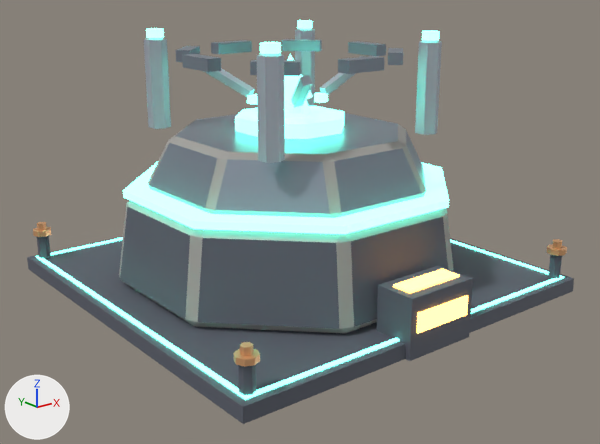
Before and after pictures for a commit that changed the glTF model arte/modelos/maquinas/montadora/montadora.glb.
The view is the same before and after, from a 50 mm camera at (-3.59, -4.59, 2.27) aimed at (-0.03, -0.14, 0.5). Lighting does not change. The marker at lower left points along +X, +Y and +Z. The first picture is the older version. Where no turn or scale is listed for an object, it has been applied to the vertices. Vertices at exactly the same position are counted once.

The first picture shows 'montadora_antena', 'montadora_corpo', 'montadora_cristal'.
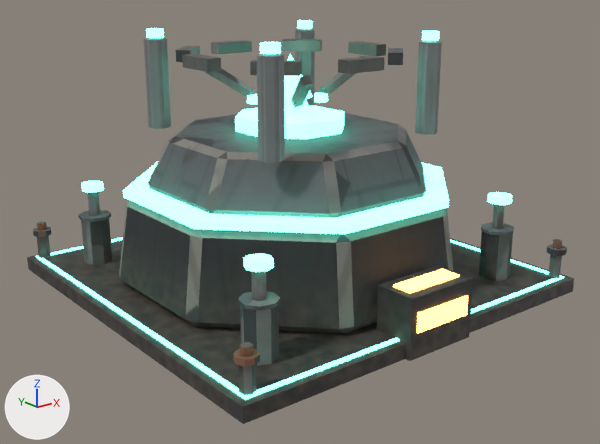
Diff of the bpy script that builds the scene:
```diff
--- a/arte/modelos/maquinas/montadora/montadora.glb.py
+++ b/arte/modelos/maquinas/montadora/montadora.glb.py
@@ me_montadora_corpo @@
-me_montadora_corpo.from_pydata(...)  # 464 vertices, 804 faces; spans x -1.45..1.45, y -1.5..1.5, z 0.0..1.83
+me_montadora_corpo.from_pydata(...)  # 592 vertices, 1028 faces; spans x -1.45..1.45, y -1.5..1.5, z 0.0..1.83
+# me_montadora_corpo part 1: a new loose piece, an 8-sided cylinder along z spanning x -1.16..-0.94, y -1.16..-0.94, z 0.1..0.44, in mat_montadora_tex (picture img_montadora_tex)
+# me_montadora_corpo part 2: a new loose piece, an 8-sided cylinder along z spanning x -1.16..-0.94, y 0.94..1.16, z 0.1..0.44, in mat_montadora_tex (picture img_montadora_tex)
+# me_montadora_corpo part 3: a new loose piece, an 8-sided cylinder along z spanning x 0.94..1.16, y -1.16..-0.94, z 0.1..0.44, in mat_montadora_tex (picture img_montadora_tex)
+# me_montadora_corpo part 4: a new loose piece, an 8-sided cylinder along z spanning x -1.168..-0.932, y -1.168..-0.932, z 0.442..0.466, in mat_montadora_tex (picture img_montadora_tex)
+# me_montadora_corpo part 5: a new loose piece, an 8-sided cylinder along z spanning x -1.168..-0.932, y 0.932..1.168, z 0.442..0.466, in mat_montadora_tex (picture img_montadora_tex)
+# me_montadora_corpo part 6: a new loose piece, an 8-sided cylinder along z spanning x 0.932..1.168, y -1.168..-0.932, z 0.442..0.466, in mat_montadora_tex (picture img_montadora_tex)
+# me_montadora_corpo part 7: 778 kept faces spanning x -1.45..1.45, y -1.5..1.5, z 0.0..1.83 get new texture (UV) coordinates
+# me_montadora_corpo part 8: 128 faces spanning x -1.18..1.18, y -1.18..1.18, z 0.11..1.14 switch from mat_p_concreto (grey #a2a09b) to mat_montadora_tex (picture img_montadora_tex)
+# me_montadora_corpo part 9: 144 faces spanning x -1.45..1.45, y -1.49..1.49, z 0.0..0.73 switch from mat_p_escuro (dark grey #595d69) to mat_montadora_tex (picture img_montadora_tex)
+# me_montadora_corpo part 10: 68 faces spanning x -0.74..0.74, y -0.75..0.75, z 1.14..1.76 switch from mat_p_metal (light grey #adb5bf) to mat_montadora_tex (picture img_montadora_tex)
+# me_montadora_corpo part 11: 192 faces spanning x -1.42..1.42, y -1.42..1.42, z 0.29..0.38 switch from mat_p_cobre (beige #e5ad7c) to mat_montadora_tex (picture img_montadora_tex)
+# me_montadora_corpo part 12: 26 faces spanning x -0.95..0.95, y -0.95..0.95, z 0.78..1.14 switch from mat_p_aco (grey #8b95a2) to mat_montadora_tex (picture img_montadora_tex)
+# other edits to the shape of me_montadora_corpo do not show in these pictures
 me_montadora_corpo.materials.append(mat_p_cristal)
@@ me_montadora_antena @@
 me_montadora_antena.from_pydata(...)  # 124 vertices, 192 faces; spans x -0.77..0.77, y -0.77..0.77, z -0.31..0.08
+# me_montadora_antena part 13: all 36 faces that had it switch from mat_p_metal (light grey #adb5bf) to mat_montadora_tex (picture img_montadora_tex)
+# me_montadora_antena part 14: all 96 faces that had it switch from mat_p_aco (grey #8b95a2) to mat_montadora_tex (picture img_montadora_tex)
 me_montadora_antena.materials.append(mat_p_cristal)
@@ ob_montadora_pistao2 @@
+ob_montadora_pistao2 = bpy.data.objects.new('montadora_pistao2', me_montadora_pistao2)  # a 6-sided cylinder along z spanning x -0.036..0.036, y -0.041..0.041, z 0.0..0.22, material slot 0; an 8-sided cylinder along z spanning x -0.085..0.085, y -0.085..0.085, z 0.215..0.265, material slot 1; in mat_montadora_tex (picture img_montadora_tex), mat_p_cristal (cyan #6cffe1, glowing cyan #6cffe1)
+ob_montadora_pistao2.location = (1.05, -1.05, 0.44)
@@ ob_montadora_pistao1 @@
+ob_montadora_pistao1 = bpy.data.objects.new('montadora_pistao1', me_montadora_pistao1)  # a 6-sided cylinder along z spanning x -0.036..0.036, y -0.041..0.041, z 0.0..0.22, material slot 0; an 8-sided cylinder along z spanning x -0.085..0.085, y -0.085..0.085, z 0.215..0.265, material slot 1; in mat_montadora_tex (picture img_montadora_tex), mat_p_cristal (cyan #6cffe1, glowing cyan #6cffe1)
+ob_montadora_pistao1.location = (-1.05, 1.05, 0.44)
@@ ob_montadora_pistao0 @@
+ob_montadora_pistao0 = bpy.data.objects.new('montadora_pistao0', me_montadora_pistao0)  # a 6-sided cylinder along z spanning x -0.036..0.036, y -0.041..0.041, z 0.0..0.22, material slot 0; an 8-sided cylinder along z spanning x -0.085..0.085, y -0.085..0.085, z 0.215..0.265, material slot 1; in mat_montadora_tex (picture img_montadora_tex), mat_p_cristal (cyan #6cffe1, glowing cyan #6cffe1)
+ob_montadora_pistao0.location = (-1.05, -1.05, 0.44)
```

Boxes (x1, y1, x2, y2) around the edits, measured in the pictures (600 x 444 px):
'montadora_pistao0', added
    after: (243, 253, 274, 301)
    faces in mat_p_cristal (cyan #6cffe1, glowing cyan #6cffe1): (243, 253, 274, 272)
    faces in mat_montadora_tex (picture img_montadora_tex): (251, 271, 266, 301)
'montadora_pistao2', added
    after: (487, 192, 512, 229)
    faces in mat_p_cristal (cyan #6cffe1, glowing cyan #6cffe1): (487, 192, 512, 205)
    faces in mat_montadora_tex (picture img_montadora_tex): (492, 204, 505, 229)
'montadora_pistao1', added
    after: (81, 180, 104, 216)
    faces in mat_montadora_tex (picture img_montadora_tex): (87, 192, 100, 216)
    faces in mat_p_cristal (cyan #6cffe1, glowing cyan #6cffe1): (81, 180, 104, 193)
part 1 of me_montadora_corpo, added
    after: (240, 304, 279, 366)
part 2 of me_montadora_corpo, added
    after: (81, 218, 112, 265)
part 3 of me_montadora_corpo, added
    after: (479, 232, 513, 281)
part 4 of me_montadora_corpo, added
    after: (238, 291, 280, 311)
part 5 of me_montadora_corpo, added
    after: (78, 210, 111, 222)
part 6 of me_montadora_corpo, added
    after: (481, 222, 514, 236)
part 7 of me_montadora_corpo, surface changed (darker)
    both: (27, 26, 574, 424)
part 8 of me_montadora_corpo, recoloured
    both: (119, 121, 453, 334)
part 9 of me_montadora_corpo, recoloured (darker)
    both: (27, 207, 574, 424)
part 10 of me_montadora_corpo, recoloured (darker)
    both: (144, 30, 442, 163)
part 11 of me_montadora_corpo, recoloured
    both: (33, 222, 567, 367)
part 12 of me_montadora_corpo, recoloured (darker)
    both: (149, 113, 426, 214)
part 13 of me_montadora_antena, recoloured
    both: (204, 56, 366, 108)
part 14 of me_montadora_antena, recoloured (darker)
    both: (175, 39, 403, 76)
